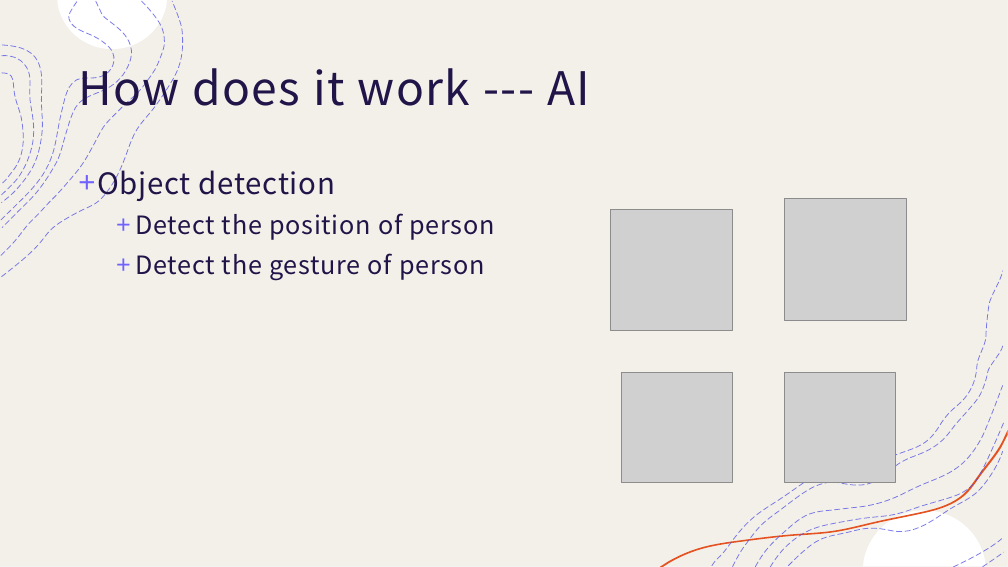
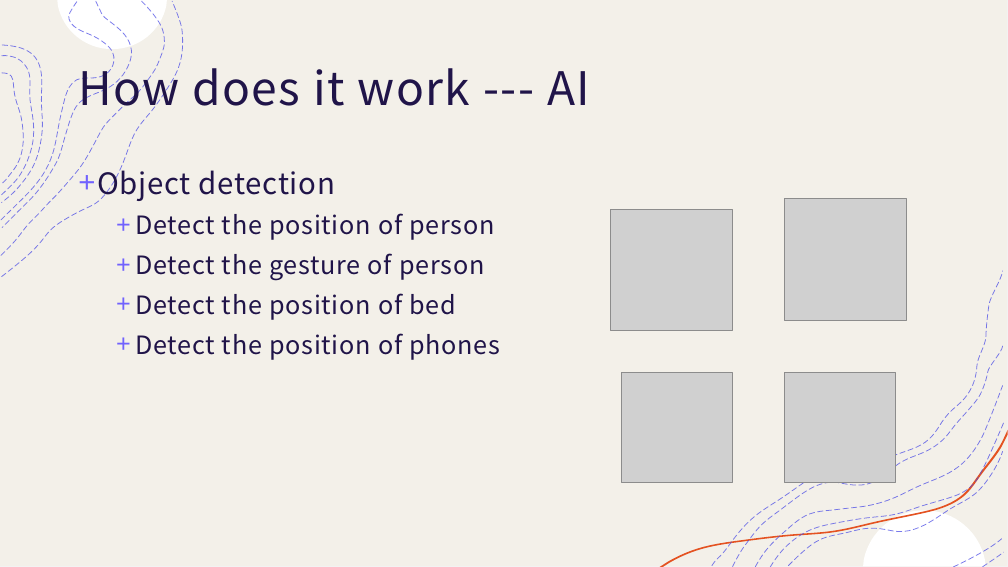
Before and after one commit to smarttommyau/aiot_bedroom, a slide deck: slide 8 of project_documents/AIOT bedroom.pptx (slide 7 before the commit). Drawn at 1008x567 pixels with LibreOffice and Linux fonts; fonts in the diff are those of the drawing; grey boxes stand for pictures. Boxes give left, top, right and bottom in pixels: in the first picture for what was removed or moved away, otherwise in the second. Text is boxed around its words. In the diff, an @@ line names an element or a change of style, - is before the commit and + after.

Commit message:
Add danger detection, fix connection bugs, improve networking Poster almost fin only reqire yt video

```diff
--- a/project_documents/AIOT bedroom.pptx
+++ b/project_documents/AIOT bedroom.pptx
@@ text at box(135, 293, 500, 360): paragraphs added @@
+  + Detect the position of bed
+  + Detect the position of phones
```
Also in this commit, not shown: 2 other slides changed, 6 slides added, 52 other files.
